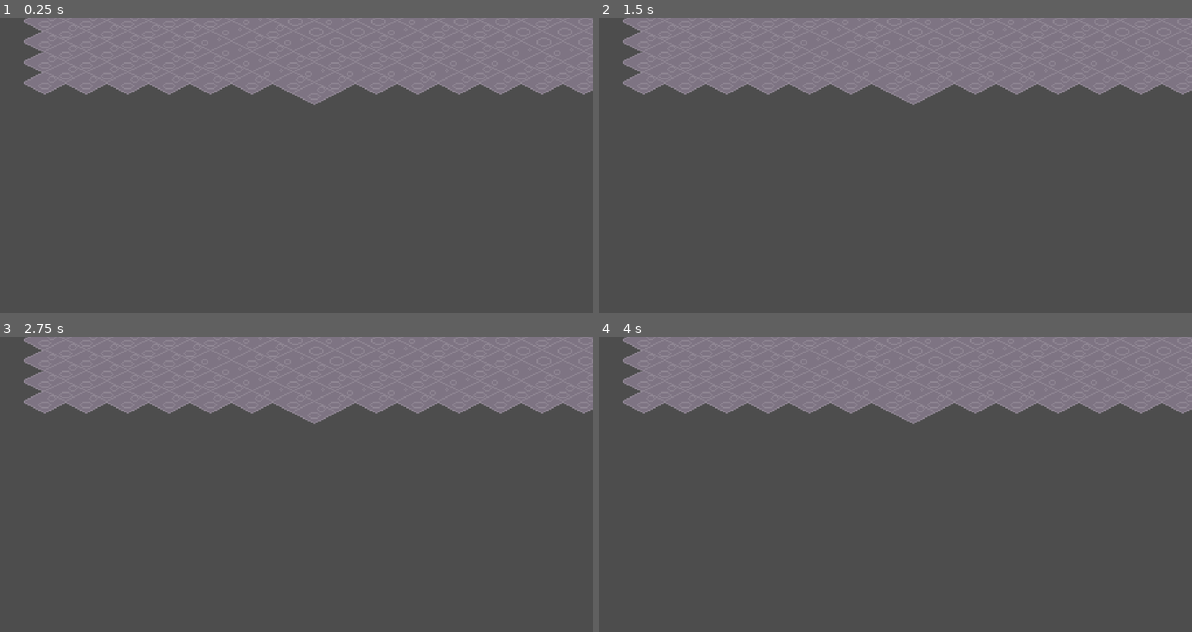
Above: before the commit, frames 1-4 (two rows, left to right).
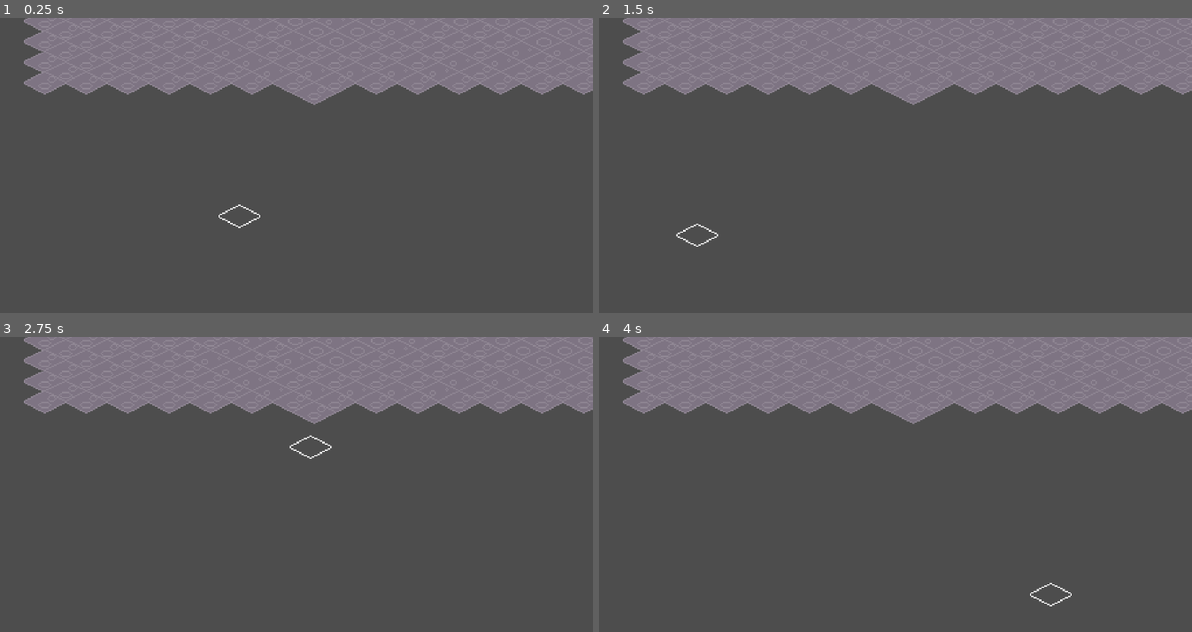
Above: after the commit, the same moments.

Repository: kevinn-t/cmpm-170-tower-defense
Game: Godot game, scene res://main scene.tscn
Same seed, same stepped clock (60 frames per second), same inputs: the game is played once before the commit and once after it.
Inputs (mouse positions are in pixels of both pictures, inside the frame that each line leads up to):
- Up to frame 1 (0.25 s): no input
- Up to frame 2 (1.5 s): tap Enter at 0.5 s; move the mouse to (996, 195) at 0.52 s; tap Space at 1.25 s; move the mouse to (699, 236) at 1.27 s
- Up to frame 3 (2.75 s): tap Enter at 2 s; move the mouse to (308, 449) at 2.02 s
- Up to frame 4 (4 s): tap Space at 2.75 s; move the mouse to (800, 614) at 2.77 s; tap Enter at 3.5 s; move the mouse to (1049, 593) at 3.52 s

The runs differ from the first frame. In frame 1, less than 0.1% of the frame differs, in the area x 36-44%, y 63-72%; in frame 2, less than 0.1%; in frame 3, 0.1%, in the area x 48-56%, y 33-42%; in frame 4, 0.1%.
Error in both runs: Invalid call. Nonexistent function 'position_to' in base 'Vector2'. (res://Scripts/ore_producer.gd:16)

Commit message:
add cursor sprite

Diff:
--- a/Prefabs/drill.tscn
+++ b/Prefabs/drill.tscn
@@ -18,6 +18,7 @@
 autostart = true
 
 [node name="CollisionPolygon2D" type="CollisionPolygon2D" parent="."]
+visible = false
 polygon = PackedVector2Array(16, 0, 0, -8, -16, 0, 0, 8)
 disabled = true
 
--- a/Prefabs/ship_depot.tscn
+++ b/Prefabs/ship_depot.tscn
@@ -14,4 +14,5 @@
 texture = SubResource("AtlasTexture_oaqhv")
 
 [node name="CollisionPolygon2D" type="CollisionPolygon2D" parent="."]
+visible = false
 polygon = PackedVector2Array(16, 0, 0, -8, -16, 0, 0, 8)
--- /dev/null
+++ b/Scripts/cursor.gd
@@ -0,0 +1,11 @@
+extends Node2D
+
+
+# Called when the node enters the scene tree for the first time.
+func _ready() -> void:
+	pass # Replace with function body.
+
+
+# Called every frame. 'delta' is the elapsed time since the previous frame.
+func _process(delta: float) -> void:
+	global_position = get_global_mouse_position()
--- a/main scene.tscn
+++ b/main scene.tscn
@@ -10,6 +10,7 @@
 [ext_resource type="Script" uid="uid://l6kpnfpk0r4" path="res://game_manager.gd" id="8_18xev"]
 [ext_resource type="PackedScene" uid="uid://cbsn06bvv4s7i" path="res://Prefabs/habitat.tscn" id="9_c1o4b"]
 [ext_resource type="PackedScene" uid="uid://d2dghsgfkop01" path="res://Prefabs/container.tscn" id="10_neqfu"]
+[ext_resource type="Script" uid="uid://cy6epkvluaqq0" path="res://Scripts/cursor.gd" id="11_4rud1"]
 
 [sub_resource type="NavigationPolygon" id="NavigationPolygon_neqfu"]
 vertices = PackedVector2Array(334.28906, 117.890625, -374.59375, 110.10156, -389.35938, -126, 341.6875, -126)
@@ -52,9 +53,14 @@
 sources/0 = SubResource("TileSetAtlasSource_aqyhw")
 sources/1 = SubResource("TileSetAtlasSource_18xev")
 
+[sub_resource type="AtlasTexture" id="AtlasTexture_neqfu"]
+atlas = ExtResource("7_aqyhw")
+region = Rect2(0, 96, 32, 32)
+
 [node name="Main" type="Node2D"]
 
 [node name="NavigationRegion2D" type="NavigationRegion2D" parent="."]
+visible = false
 navigation_polygon = SubResource("NavigationPolygon_neqfu")
 
 [node name="City Center" parent="." instance=ExtResource("1_0afw7")]
@@ -97,3 +103,11 @@
 z_index = -1
 y_sort_enabled = true
 position = Vector2(0, 10)
+
+[node name="Cursor" type="Node2D" parent="."]
+unique_name_in_owner = true
+position = Vector2(32, -48)
+script = ExtResource("11_4rud1")
+
+[node name="Sprite2D" type="Sprite2D" parent="Cursor"]
+texture = SubResource("AtlasTexture_neqfu")
Binary file changed: Art/atlas.aseprite
Binary file changed: Art/atlas.png
Not shown, added: Scripts/cursor.gd.uid
Not shown: 1 places in main scene.tscn that only renumber resources
